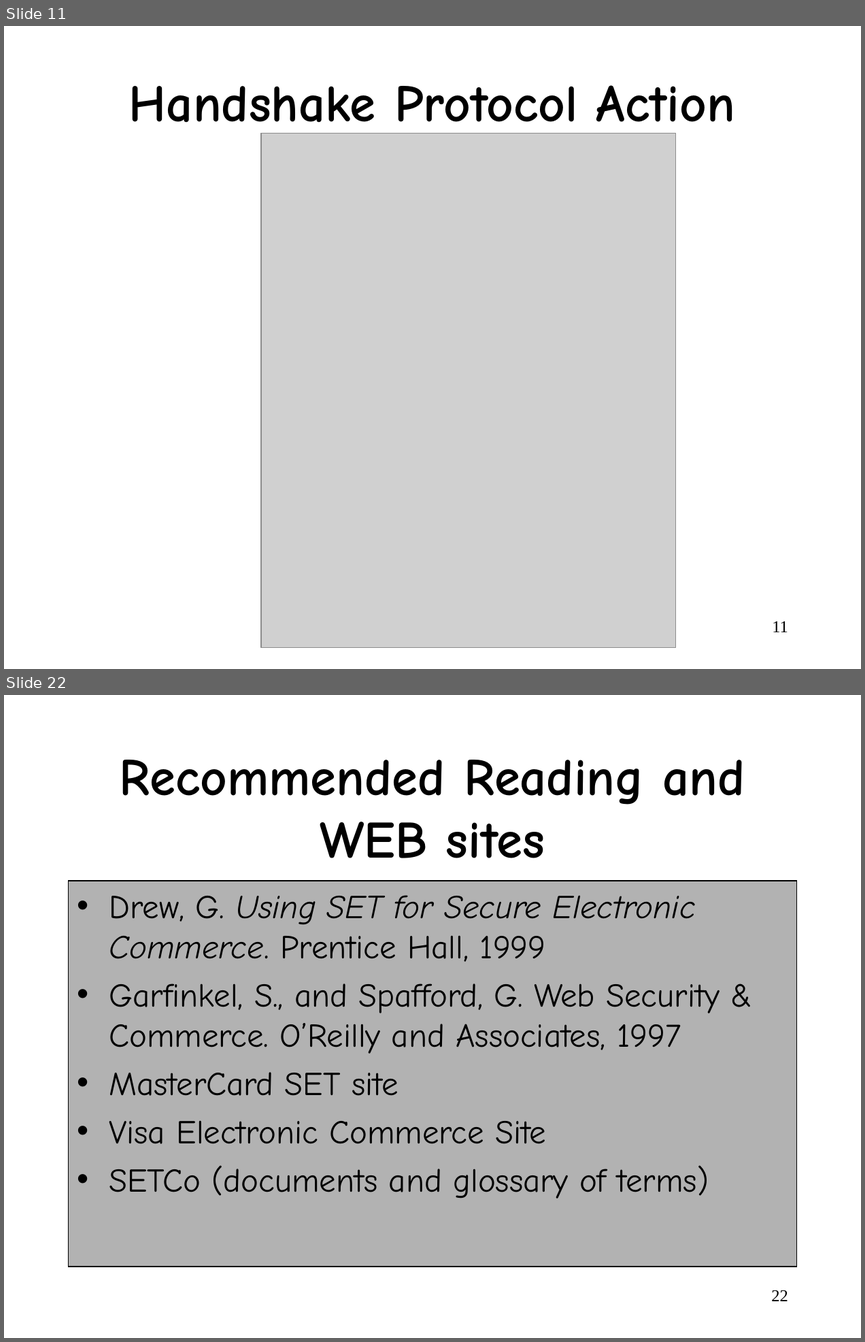
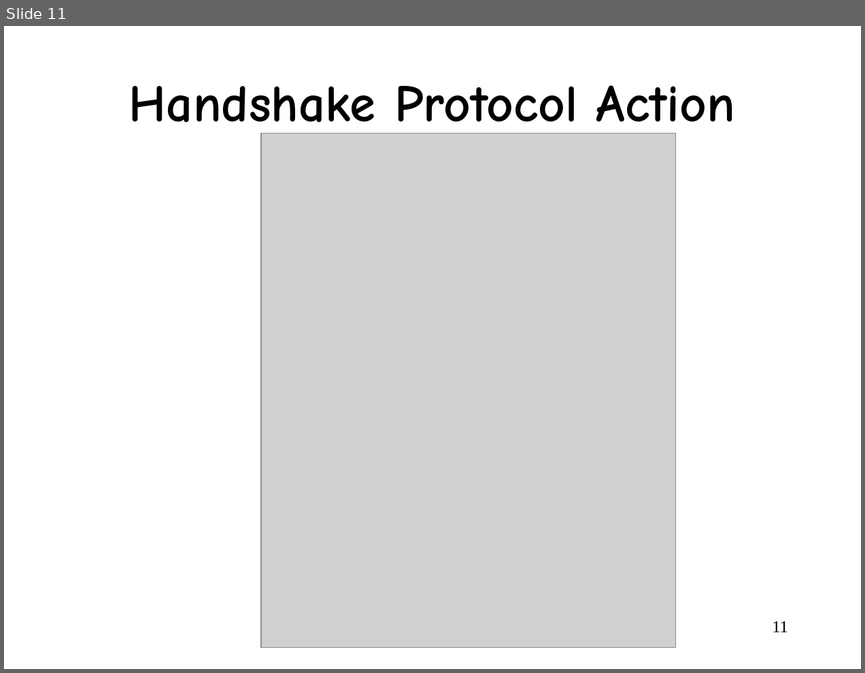
Before and after one commit to wangjin0818/Network_Security, a slide deck: week 08/Chapter 7.ppt. Shown one above the other, each under a label of ours: slides 11 and 22 before the commit, slide 11 after it; the slides between them are not shown. The pictures are 865x1342 and 865x673 pixels, drawn with LibreOffice and Linux fonts; fonts in the diff are those of the drawing; grey boxes stand for pictures. Boxes give left, top, right and bottom in pixels: in the first picture for what was removed or moved away, otherwise in the second. Text is boxed around its words. In the diff, an @@ line names an element or a change of style, - is before the commit and + after.

```diff
--- a/week 08/Chapter 7.ppt
+++ b/week 08/Chapter 7.ppt
@@ slide 22 removed at [4,695,861,1338], background #FFFFFF @@
@@ title removed at [120,760,745,858] @@
-Recommended Reading and WEB sites
@@ text removed at [68,881,797,1266] @@
-• Drew, G. Using SET for Secure Electronic Commerce. Prentice Hall, 1999
-• Garfinkel, S., and Spafford, G. Web Security & Commerce. O’Reilly and Associates, 1997
-• MasterCard SET site
-• Visa Electronic Commerce Site
-• SETCo (documents and glossary of terms)
@@ page number removed at [771,1289,788,1301] @@
-22
```
Also in this commit, not shown: 1 slide changed, 18 slides added, 9 other slides removed.
